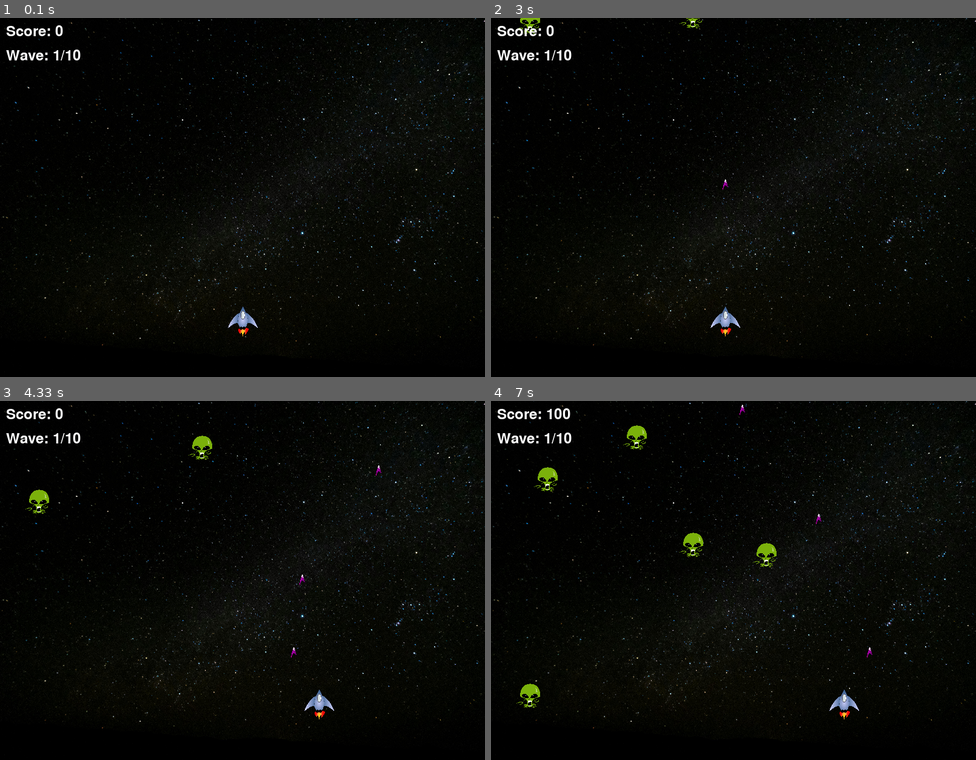
Above: before the commit, frames 1-4 (two rows, left to right).
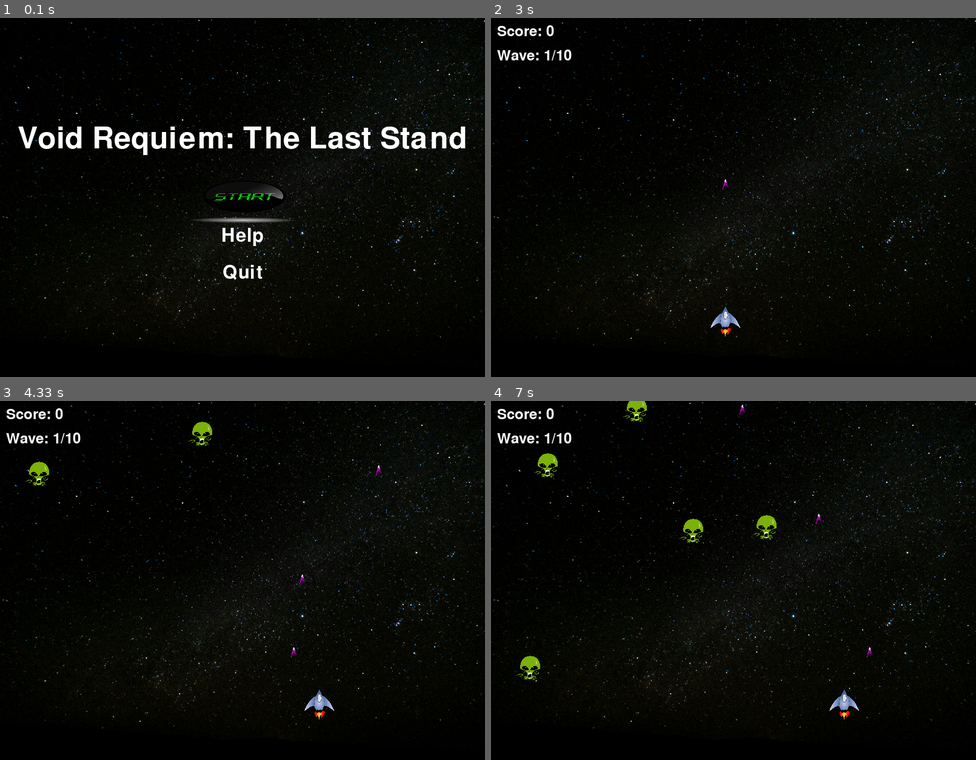
Above: after the commit, the same moments.

Repository: Aminsfnhdez/void-requiem-pygame
Game: pygame game, started from main.py
Two runs of this game, one before a commit and one after it. Both use one fixed random seed, a clock stepped at 60 frames per second and the inputs below.
Inputs (mouse positions are in pixels of both pictures, inside the frame that each line leads up to):
- Up to frame 1 (0.1 s): no input
- Up to frame 2 (3 s): click (733, 201) at 0.38 s; hold Right 0.67-1.13 s; move the mouse to (714, 215) at 0.7 s; hold Right 1.17-1.63 s; hold Left 1.67-2.2 s; hold Left 2.23-2.63 s; tap Space at 2.67 s
- Up to frame 3 (4.33 s): hold Right 3-3.63 s; tap Space at 3.07, 3.37, 3.73, 4.03, 4.23 s; hold Left 3.67-4.13 s; hold Right from 4.17 s (still down)
- Up to frame 4 (7 s): tap Space at 4.53, 4.73, 5.03, 5.23, 5.53, 5.8, 6.1, 6.23, 6.53, 6.9 s; release Right at 4.63 s; hold Right 4.67-5.13 s; hold Left 5.17-5.7 s; hold Left 5.73-6.13 s; hold Right 6.17-6.8 s; hold Left from 6.83 s (still down)

The runs differ from the first frame. In frame 1, 3.8% of the frame differs, in the area x 1-96%, y 2-89%; in frame 2, 0.1%; in frame 3, 0.6%; in frame 4, 1.5%.

Commit message:
add menu and help

Diff:
--- a/main.py
+++ b/main.py
@@ -40,6 +40,11 @@
 bullets = pygame.sprite.Group()
 buffs = pygame.sprite.Group()
 
+# Cargar imágenes del menú
+start_button_img = pygame.image.load("assets/start.png")
+start_button_img = pygame.transform.scale(start_button_img, (200, 80))  # Ajusta el tamaño según tu imagen
+start_button_hover = pygame.transform.scale(start_button_img, (220, 88))  # Versión más grande para hover
+
 # Función para generar enemigos periódicamente
 def spawn_enemy():
     global enemies_in_wave
@@ -58,11 +63,93 @@
 
 # Función para mostrar mensaje de oleada
 def draw_wave_message():
-    # Hacer que el mensaje parpadee usando una función seno
+    # Hacer que el mensaje parpadea usando una función seno
     if (pygame.time.get_ticks() // 200) % 2:  # Parpadeo cada 200ms
         wave_message = font.render(f"WAVE {current_wave}", True, (255, 255, 255))
         message_rect = wave_message.get_rect(center=(WIDTH//2, HEIGHT//2))
         screen.blit(wave_message, message_rect)
+
+# Función para dibujar el menú
+def draw_menu():
+    screen.blit(background, (0, 0))
+    title_font = pygame.font.Font(None, 74)
+    button_font = pygame.font.Font(None, 46)
+
+    # Título del juego
+    title = title_font.render("Void Requiem: The Last Stand", True, (255, 255, 255))
+    title_rect = title.get_rect(center=(WIDTH//2, HEIGHT//3))
+    screen.blit(title, title_rect)
+
+    # Obtener posición del mouse
+    mouse_pos = pygame.mouse.get_pos()
+
+    # Botón de inicio con imagen
+    start_rect = start_button_img.get_rect(center=(WIDTH//2, HEIGHT//2))
+    if start_rect.collidepoint(mouse_pos):
+        hover_rect = start_button_hover.get_rect(center=(WIDTH//2, HEIGHT//2))
+        screen.blit(start_button_hover, hover_rect)
+        start_rect = hover_rect
+    else:
+        screen.blit(start_button_img, start_rect)
+
+    # Botón Help
+    help_text = button_font.render("Help", True, (255, 255, 255))
+    help_rect = help_text.get_rect(center=(WIDTH//2, HEIGHT//2 + 60))
+    if help_rect.collidepoint(mouse_pos):
+        help_text = pygame.font.Font(None, 52).render("Help", True, (255, 255, 0))
+        help_rect = help_text.get_rect(center=(WIDTH//2, HEIGHT//2 + 60))
+    screen.blit(help_text, help_rect)
+
+    # Botón Quit
+    quit_text = button_font.render("Quit", True, (255, 255, 255))
+    quit_rect = quit_text.get_rect(center=(WIDTH//2, HEIGHT//2 + 120))
+    if quit_rect.collidepoint(mouse_pos):
+        quit_text = pygame.font.Font(None, 52).render("Quit", True, (255, 255, 0))
+        quit_rect = quit_text.get_rect(center=(WIDTH//2, HEIGHT//2 + 120))
+    screen.blit(quit_text, quit_rect)
+
+    return start_rect, help_rect, quit_rect
+
+def draw_help_screen():
+    screen.blit(background, (0, 0))
+    font = pygame.font.Font(None, 46)
+    title_font = pygame.font.Font(None, 74)
+
+    # Título
+    title = title_font.render("Controls", True, (255, 255, 255))
+    screen.blit(title, (WIDTH//2 - title.get_width()//2, 50))
+
+    # Controles
+    controls = [
+        "Move Left: LEFT ARROW",
+        "Move Right: RIGHT ARROW",
+        "Shoot: SPACE",
+        "",
+        "Collect power-ups to get double shot!",
+        "Survive all waves to win!"
+    ]
+
+    y = HEIGHT//3
+    for line in controls:
+        text = font.render(line, True, (255, 255, 255))
+        screen.blit(text, (WIDTH//2 - text.get_width()//2, y))
+        y += 50
+
+    # Botón Back
+    back_text = font.render("Back to Menu", True, (255, 255, 255))
+    back_rect = back_text.get_rect(center=(WIDTH//2, HEIGHT - 100))
+
+    # Efecto hover para el botón Back
+    mouse_pos = pygame.mouse.get_pos()
+    if back_rect.collidepoint(mouse_pos):
+        back_text = pygame.font.Font(None, 52).render("Back to Menu", True, (255, 255, 0))
+        back_rect = back_text.get_rect(center=(WIDTH//2, HEIGHT - 100))
+
+    screen.blit(back_text, back_rect)
+    return back_rect
+
+# Estado del juego
+game_state = "menu"  # Puede ser "menu", "playing" o "help"
 
 # Bucle principal del juego
 running = True
@@ -70,7 +157,54 @@
     clock.tick(FPS)
     current_time = pygame.time.get_ticks()
 
-    # Manejo de eventos
+    if game_state == "menu":
+        # Dibujar menú
+        start_rect, help_rect, quit_rect = draw_menu()
+
+        # Manejar eventos del menú
+        for event in pygame.event.get():
+            if event.type == pygame.QUIT:
+                running = False
+            if event.type == pygame.MOUSEBUTTONDOWN:
+                mouse_pos = pygame.mouse.get_pos()
+                if start_rect.collidepoint(mouse_pos):
+                    game_state = "playing"
+                    # Reiniciar variables del juego
+                    score = 0
+                    current_wave = 1
+                    enemies_in_wave = 0
+                    wave_transition = True
+                    wave_transition_timer = 0
+                    # Limpiar grupos de sprites
+                    all_sprites.empty()
+                    enemies.empty()
+                    bullets.empty()
+                    buffs.empty()
+                    # Crear nuevo jugador
+                    player = Player()
+                    all_sprites.add(player)
+                elif help_rect.collidepoint(mouse_pos):
+                    game_state = "help"
+                elif quit_rect.collidepoint(mouse_pos):
+                    running = False
+
+        pygame.display.flip()
+        continue
+
+    elif game_state == "help":
+        back_rect = draw_help_screen()
+
+        for event in pygame.event.get():
+            if event.type == pygame.QUIT:
+                running = False
+            if event.type == pygame.MOUSEBUTTONDOWN:
+                if back_rect.collidepoint(event.pos):
+                    game_state = "menu"
+
+        pygame.display.flip()
+        continue
+
+    # El resto del código del juego solo se ejecuta si game_state == "playing"
     for event in pygame.event.get():
         if event.type == pygame.QUIT:
             running = False
Binary file added: assets/start.png
